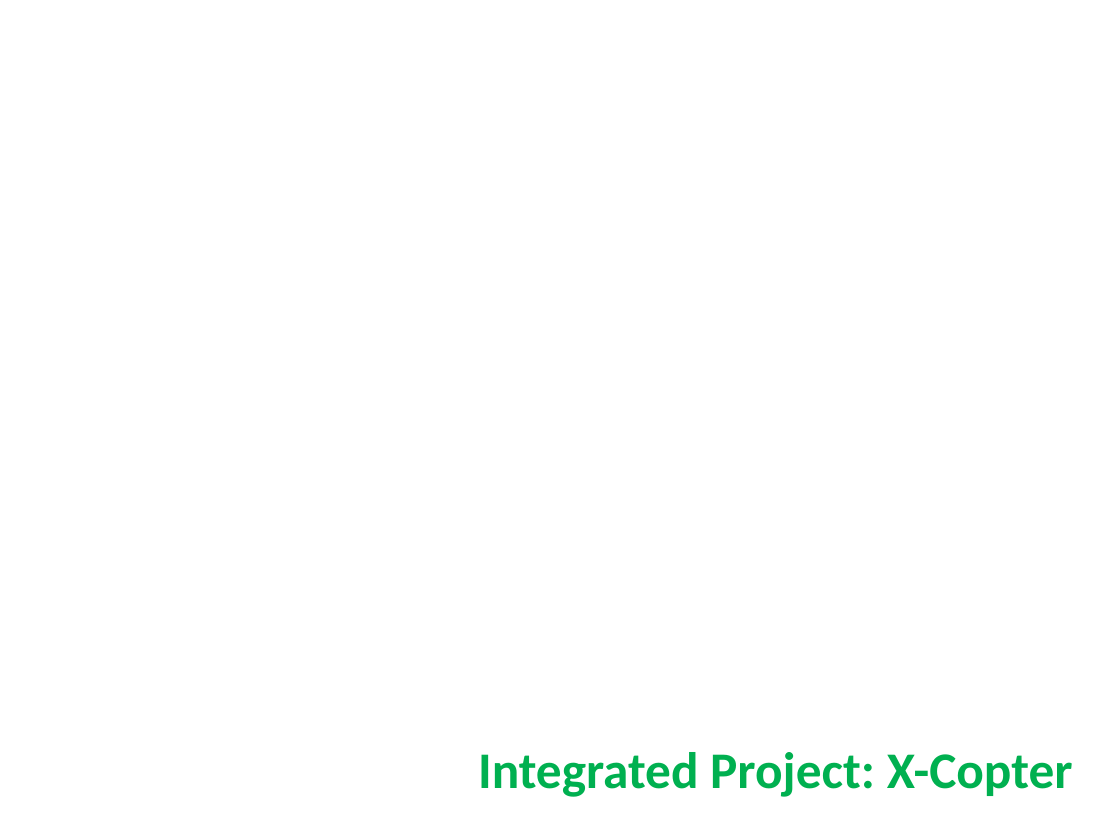
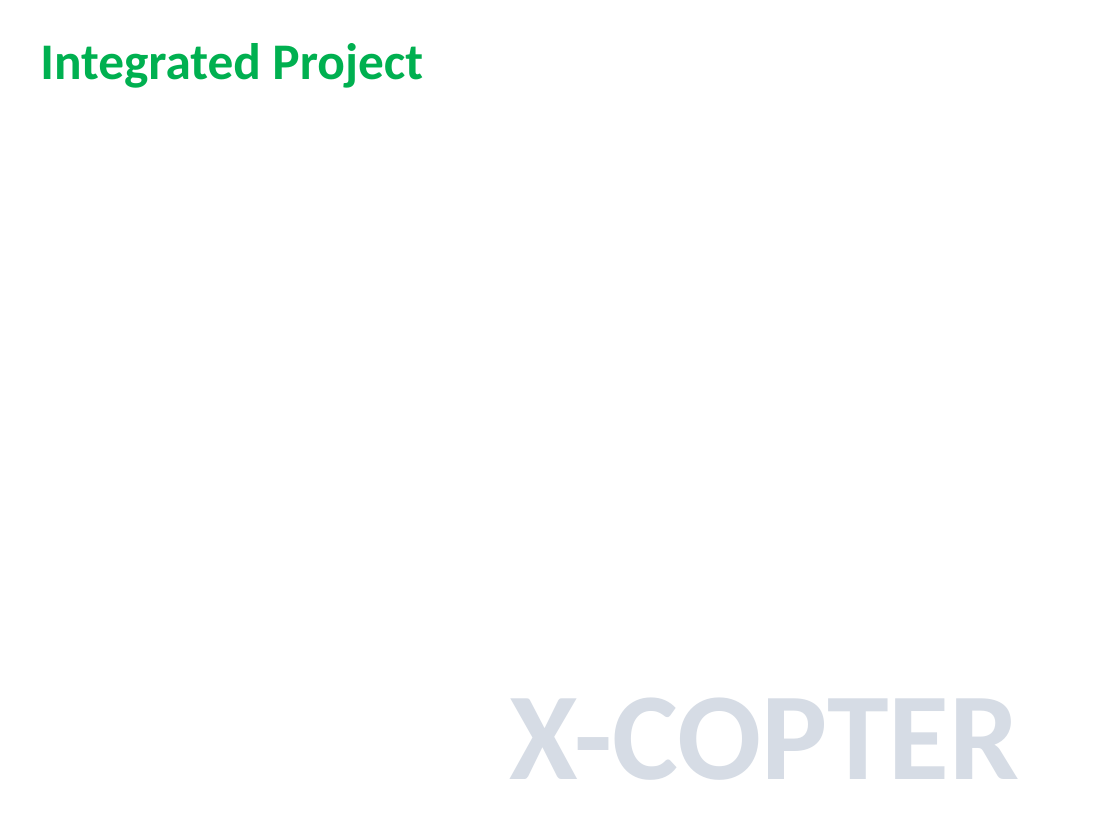
Before and after one commit to XCopter-HSU/XCopter, a slide deck: slide 1 of Final_Report/InFinalReportEinpflegen (Fuer Jan)/presentation_sample/sample_01.pptx. Drawn at 1120x840 pixels with LibreOffice and Linux fonts; fonts in the diff are those of the drawing; background and template pictures are left out. Boxes give left, top, right and bottom in pixels: in the first picture for what was removed or moved away, otherwise in the second. Text is boxed around its words. In the diff, an @@ line names an element or a change of style, - is before the commit and + after.

```diff
--- a/Final_Report/InFinalReportEinpflegen (Fuer Jan)/presentation_sample/sample_01.pptx
+++ b/Final_Report/InFinalReportEinpflegen (Fuer Jan)/presentation_sample/sample_01.pptx
@@ text at box(40, 43, 423, 88): text changed @@
-Integrated Project: X-Copter
+Integrated Project
@@ text added at box(510, 698, 1020, 779), 80 pt, text pattern #44546A on #D6DCE5, bold @@
+X-COPTER
```
Also in this commit, not shown: 2 other slides changed.
